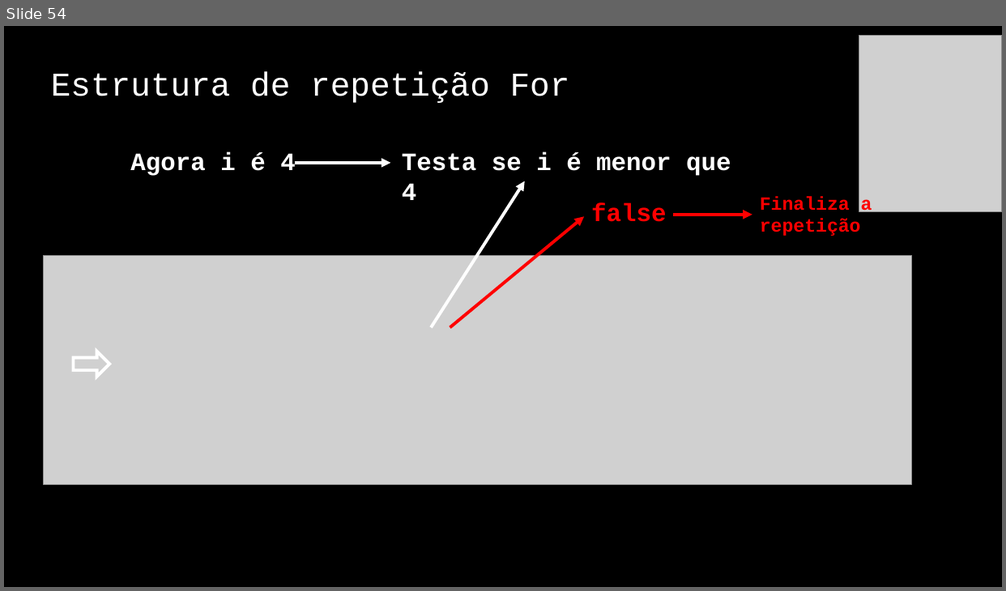
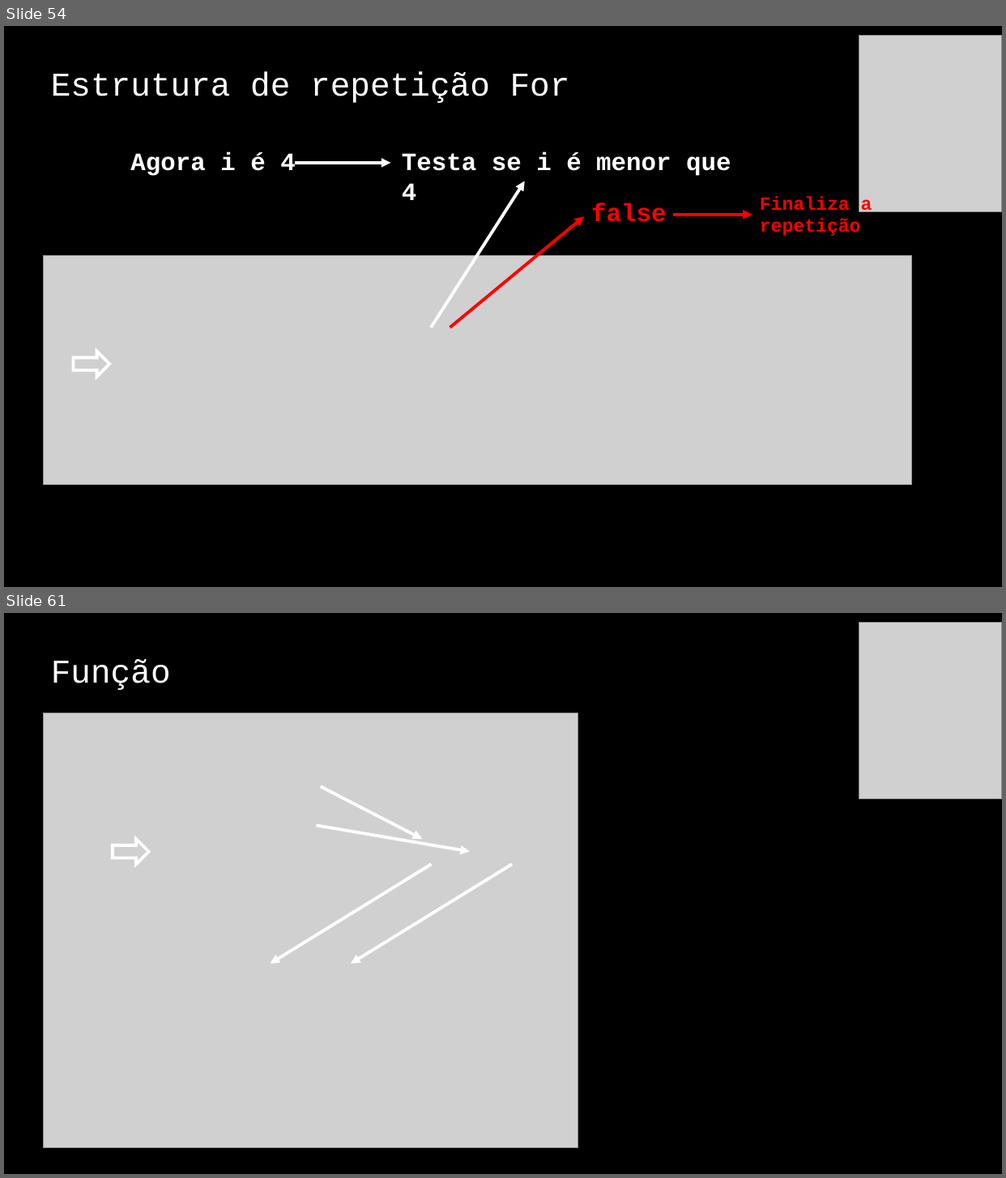
Before and after one commit to jrdutra/algoritmos, a slide deck: material_de_apoio/resumo_pratico.pptx. Shown one above the other, each under a label of ours: slide 54 before the commit, slides 54 and 61 after it; the slides between them are not shown. The pictures are 1006x591 and 1006x1178 pixels, drawn with LibreOffice and Linux fonts; fonts in the diff are those of the drawing; grey boxes stand for pictures. Boxes give left, top, right and bottom in pixels: in the first picture for what was removed or moved away, otherwise in the second. Text is boxed around its words. In the diff, an @@ line names an element or a change of style, - is before the commit and + after.

```diff
--- a/material_de_apoio/resumo_pratico.pptx
+++ b/material_de_apoio/resumo_pratico.pptx
@@ slide 61 added at [4, 613, 1002, 1174], background #000000 @@
@@ picture added at [859, 622, 1002, 798] @@
@@ title added at [51, 659, 171, 690], 32 pt, text #FFFFFF @@
+Função
@@ picture added at [44, 713, 578, 1148] @@
@@ arrow added from (321, 786) to (423, 839), #FFFFFF 3 pt @@
@@ arrow added from (316, 825) to (470, 852), #FFFFFF 3 pt @@
@@ down arrow added at [113, 839, 148, 865], outline #FFFFFF 3 pt @@
@@ arrow added from (432, 865) to (270, 964), #FFFFFF 3 pt @@
@@ arrow added from (513, 865) to (351, 964), #FFFFFF 3 pt @@
```
Also in this commit, not shown: 11 other slides added, 1 slide removed.
